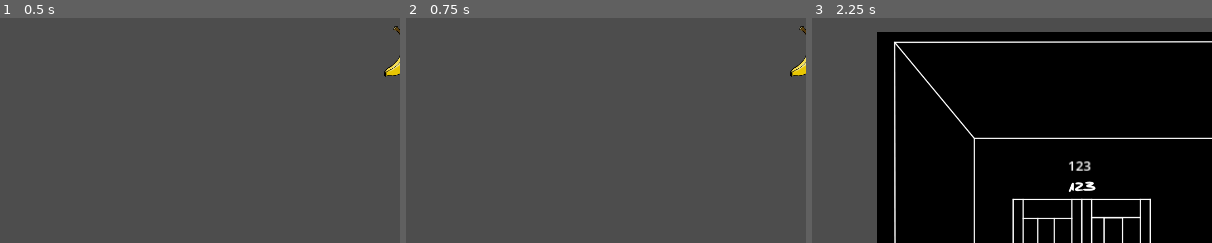
Above: before the commit, frames 1-3 (left to right).
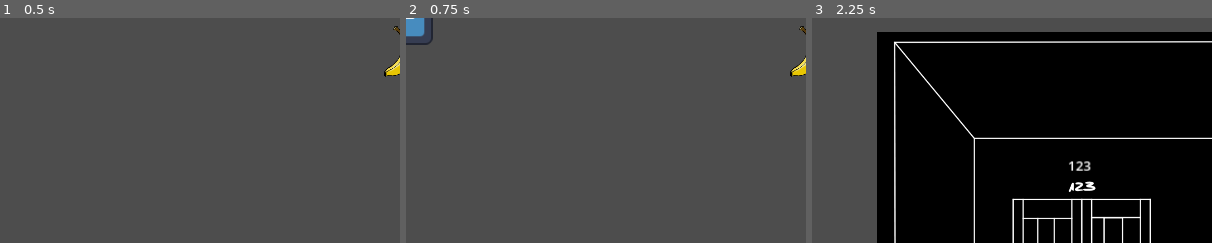
Above: after the commit, the same moments.

Repository: Combativ/AlgoDitTutorial
Game: Godot game, scene res://scenes/main.tscn
The game is run twice, just before and just after one commit, with the same random seed, the same clock (stepped at 60 frames per second) and the same inputs. The engine's default icon, where the game draws it, is replaced by a stand-in: a white triangle on a blue panel in a dark square.
Inputs (mouse positions are % of the whole screen's width and height, from its top left):
- Up to frame 1 (0.5 s): no input
- Up to frame 2 (0.75 s): click (4, 92) at 0.52 s
- Up to frame 3 (2.25 s): click (4, 92) at 1.27 s; click "Search Phase" at 2 s
The pictures show only the part of the screen within x 0-50%, y 0-50%; the shares and areas given below are measured in that part.

Frame 1 is identical in both runs. In frame 2, 0.5% of the frame differs, in the area x 0-7%, y 0-12%; in frame 3, nothing differs.

Commit message:
RoomMiniature now instantly snap back to inventory
You cannot drop RoomMiniatures anywhere on the screen anymore. Instead every RoomMiniature that is not dropped onto a TreeNode is being moved back to the inventory.
I also made minor improvements in other scripts.

Diff:
--- a/globals/helper.gd
+++ b/globals/helper.gd
@@ -22,3 +22,13 @@
 	for child in node.get_children():
 		arr = get_all_children(child, arr, depth+1)
 	return arr
+
+
+# This is mainly used as a workaround in the 'room_item' script to virtually
+# press a button, but may be used anywhere where useful
+func emulate_left_mouse_button_down(pos):
+	var press = InputEventMouseButton.new()
+	press.set_button_index(MOUSE_BUTTON_LEFT)
+	press.set_position(pos)
+	press.set_pressed(true)
+	Input.parse_input_event(press)
--- a/scenes/build_phase/level_1.tscn
+++ b/scenes/build_phase/level_1.tscn
@@ -1,11 +1,8 @@
-[gd_scene load_steps=5 format=3 uid="uid://c57guka732x6i"]
+[gd_scene load_steps=4 format=3 uid="uid://c57guka732x6i"]
 
 [ext_resource type="Script" path="res://scenes/build_phase/scripts/level.gd" id="1_6uj8a"]
 [ext_resource type="PackedScene" uid="uid://eu8sigjhnj2" path="res://scenes/build_phase/snap_target_node.tscn" id="1_lr2ig"]
 [ext_resource type="Script" path="res://scenes/build_phase/scripts/inventory.gd" id="2_g7442"]
-
-[sub_resource type="RectangleShape2D" id="RectangleShape2D_pnhlm"]
-size = Vector2(1000, 120)
 
 [node name="Level1" type="Node2D"]
 script = ExtResource("1_6uj8a")
@@ -70,12 +67,6 @@
 size_flags_vertical = 8
 script = ExtResource("2_g7442")
 
-[node name="InventoryArea" type="Area2D" parent="CanvasLayer/Inventory"]
-
-[node name="CollisionShape2D" type="CollisionShape2D" parent="CanvasLayer/Inventory/InventoryArea"]
-position = Vector2(480, 40)
-shape = SubResource("RectangleShape2D_pnhlm")
-
 [node name="MarginContainer" type="MarginContainer" parent="CanvasLayer/Inventory"]
 layout_mode = 2
 
--- a/scenes/build_phase/scripts/room_item.gd
+++ b/scenes/build_phase/scripts/room_item.gd
@@ -22,7 +22,9 @@
 
 	# add RoomMiniature to the scene
 	get_tree().current_scene.add_child(room_miniature)
-	room_miniature.initiate_drag()
 
-	# delete self from the inventory
+	# trigger a drag action on this RoomMiniature
+	Helper.emulate_left_mouse_button_down(room_miniature.get_node("DragMask").position)
+
+	# delete self (the item) from the inventory
 	queue_free()
--- a/scenes/build_phase/scripts/room_miniature.gd
+++ b/scenes/build_phase/scripts/room_miniature.gd
@@ -40,10 +40,13 @@
 func end_drag():
 	z_index -= 1 # counterpart to z_index += 1 on _on_button_down()
 
-	# if RoomMiniature was released on a SnapTarget
+	# if RoomMiniature was released on a SnapTarget, then snap
 	var overlapping_areas = get_overlapping_areas()
-	for area2d in overlapping_areas:
-		if (area2d.is_in_group("SnapTarget")):
-			SignalBus.room_miniature_released_on_snap_target.emit(self, area2d)
-			break
-	is_being_dragged = false
+	if (!overlapping_areas.is_empty()):
+		for area2d in overlapping_areas:
+			if (area2d.is_in_group("SnapTarget")):
+				SignalBus.room_miniature_released_on_snap_target.emit(self, area2d)
+				break
+		is_being_dragged = false
+	else: # else move it back to inventory
+		SignalBus.room_miniature_freed.emit(self)
--- a/scenes/build_phase/scripts/snap_target_node.gd
+++ b/scenes/build_phase/scripts/snap_target_node.gd
@@ -33,7 +33,7 @@
 	# release their RoomMiniatures
 	for child in get_children():
 		if (child is SnapTargetNode):
-			if (child.find_child("SnapTarget").occupied == true):
+			if (child.get_node("SnapTarget").occupied == true):
 				child.release_room_miniature()
 			Helper.disable_and_hide_node(child)
 
@@ -46,14 +46,14 @@
 
 # methods to navigate the tree
 func get_left_child_node():
-	if (find_child("lChild").find_child("SnapTarget").snapperObject != null):
-		return find_child("lChild") # returns reference to left or right SnapTargetNode
+	if (get_node("lChild").get_node("SnapTarget").snapperObject != null):
+		return get_node("lChild") # returns reference to left or right SnapTargetNode
 	else:
 		return null
 
 func get_right_child_node():
-	if (find_child("rChild").find_child("SnapTarget").snapperObject != null):
-		return find_child("rChild") # returns reference to left or right SnapTargetNode
+	if (get_node("rChild").get_node("SnapTarget").snapperObject != null):
+		return get_node("rChild") # returns reference to left or right SnapTargetNode
 	else:
 		return null
 
@@ -64,7 +64,7 @@
 		return null
 
 func get_number() -> int:
-	if (find_child("SnapTarget").snapperObject != null):
-		return find_child("SnapTarget").snapperObject.number
+	if (get_node("SnapTarget").snapperObject != null):
+		return get_node("SnapTarget").snapperObject.number
 	else:
 		return -1
